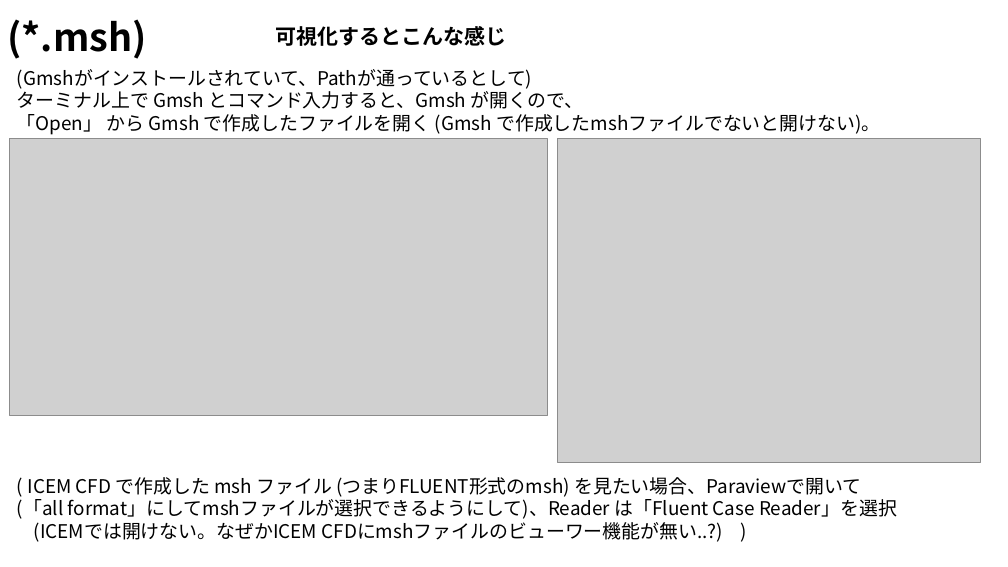
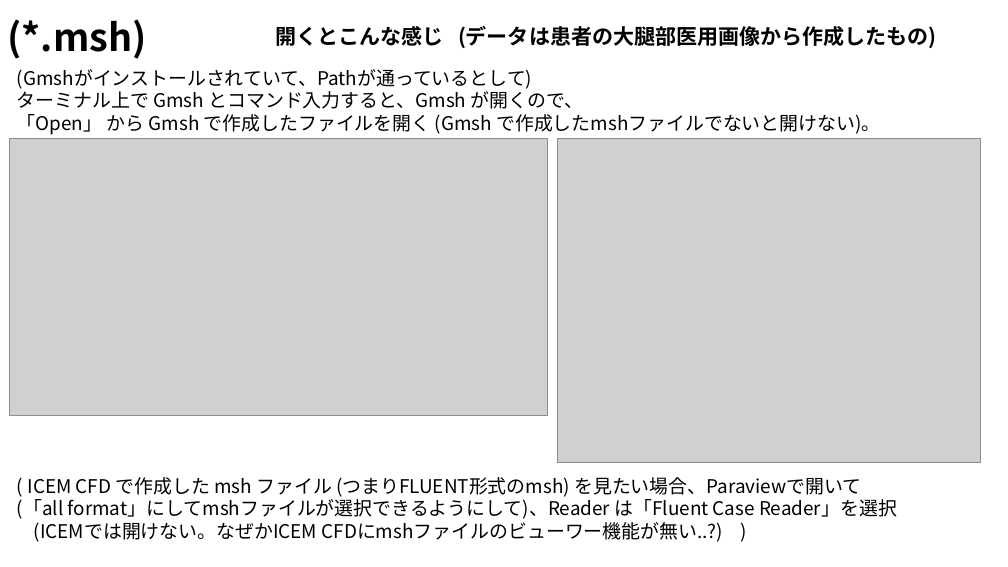
Before and after one commit to tailup7/howtoCFD, a slide deck: slide 5 of fileFormat.pptx. Drawn at 1008x567 pixels with LibreOffice and Linux fonts; fonts in the diff are those of the drawing; grey boxes stand for pictures. Boxes give left, top, right and bottom in pixels: in the first picture for what was removed or moved away, otherwise in the second. Text is boxed around its words. In the diff, an @@ line names an element or a change of style, - is before the commit and + after.

Commit message:
3Dデータのデータ形式について

```diff
--- a/fileFormat.pptx
+++ b/fileFormat.pptx
@@ text at <box>275,26,937,48</box>: text changed @@
-可視化するとこんな感じ
+開くとこんな感じ (データは患者の大腿部医用画像から作成したもの)
```
Also in this commit, not shown: 1 other slide changed.
